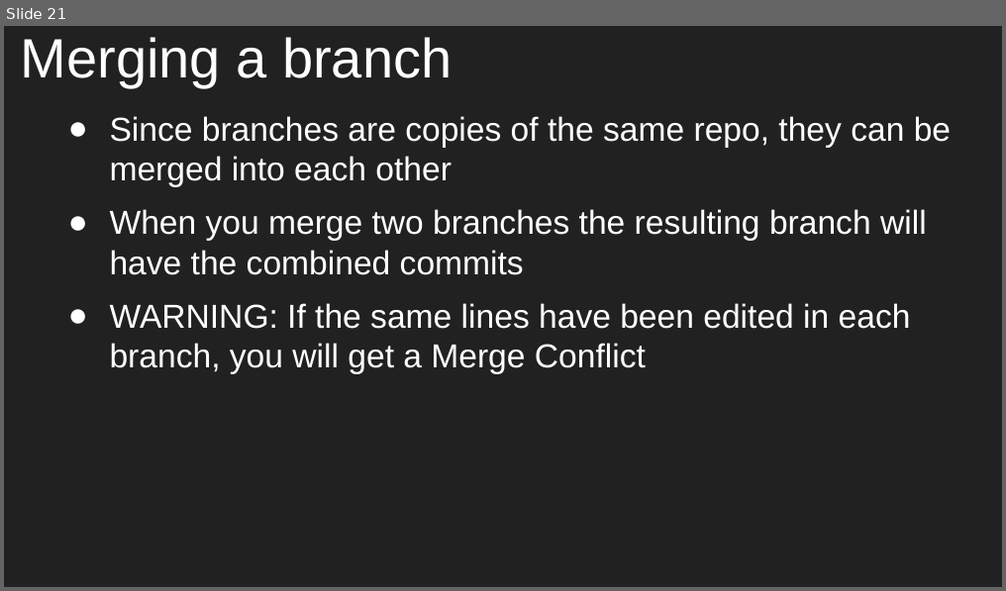
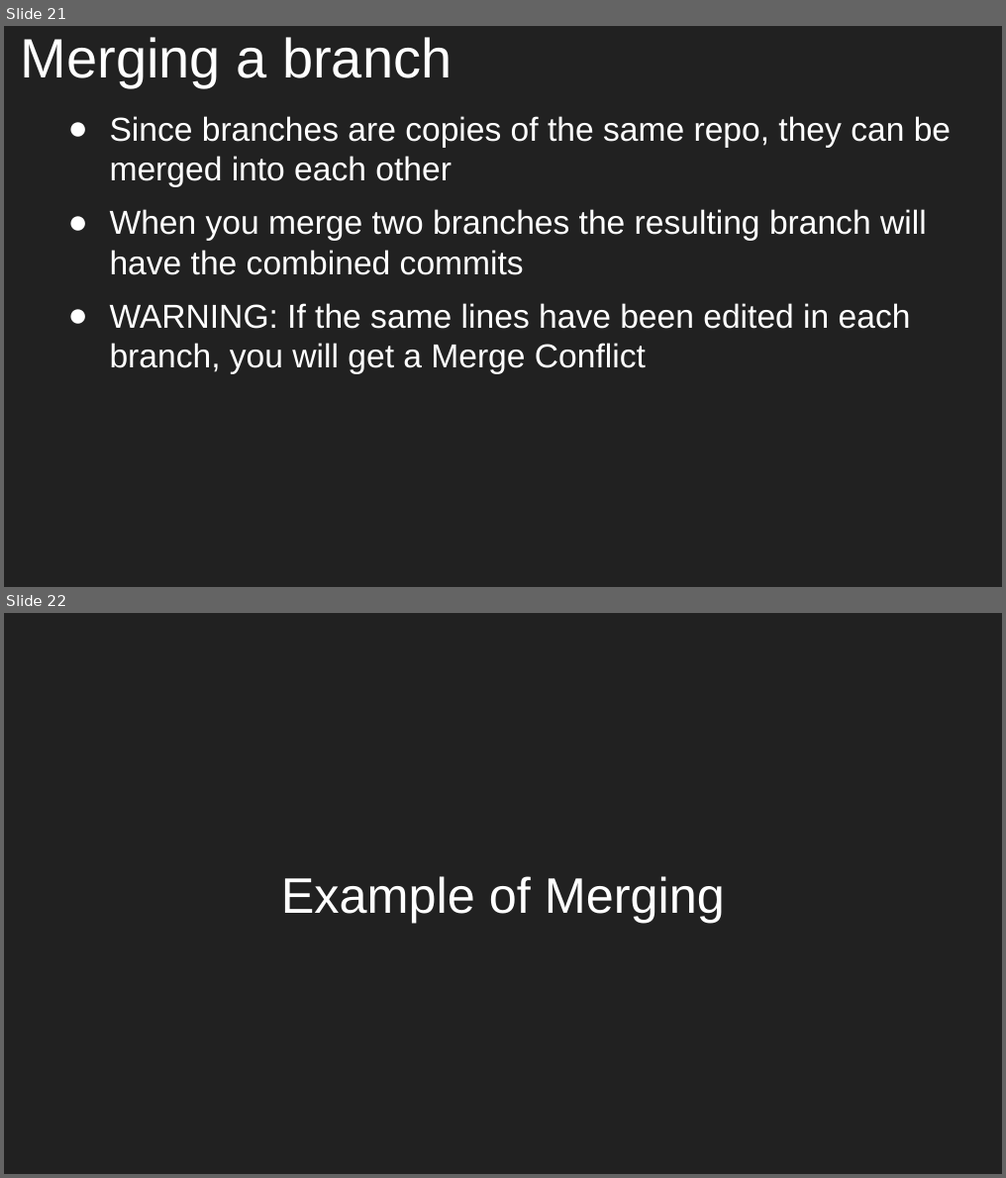
Before and after one commit to aleesham/lc101-unit2, a slide deck: slides/Unit 2 - LC 101 - Class 2.pptx. Shown one above the other, each under a label of ours: slide 21 before the commit, slides 21 and 22 after it. The pictures are 1006x591 and 1006x1178 pixels, drawn with LibreOffice and Linux fonts; fonts in the diff are those of the drawing. Boxes give left, top, right and bottom in pixels: in the first picture for what was removed or moved away, otherwise in the second. Text is boxed around its words. In the diff, an @@ line names an element or a change of style, - is before the commit and + after.

Commit message:
Edited files, need to finish git examples

```diff
--- a/slides/Unit 2 - LC 101 - Class 2.pptx
+++ b/slides/Unit 2 - LC 101 - Class 2.pptx
@@ slide 22 added at (4,613,1002,1174), background #212121 @@
@@ title added at (281,876,725,923), 36 pt, text #FFFFFF @@
+Example of Merging
```
Also in this commit, not shown: 2 other slides added, 1 other file.
